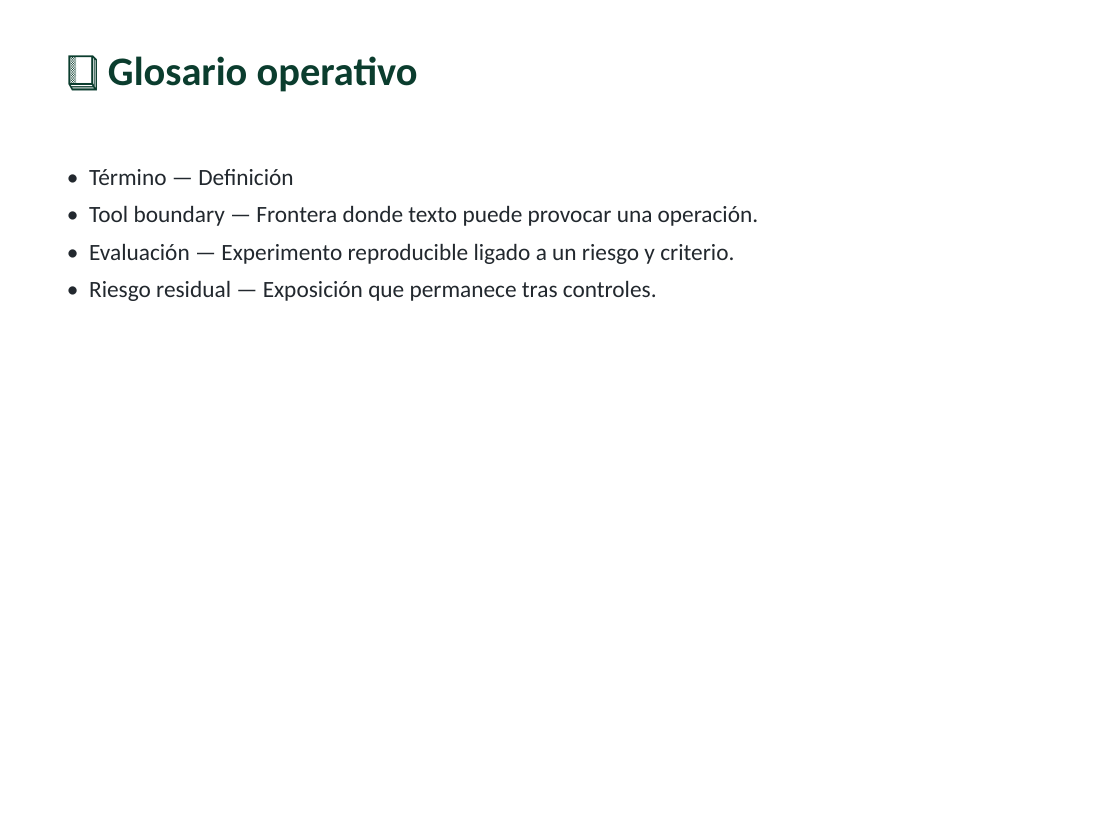
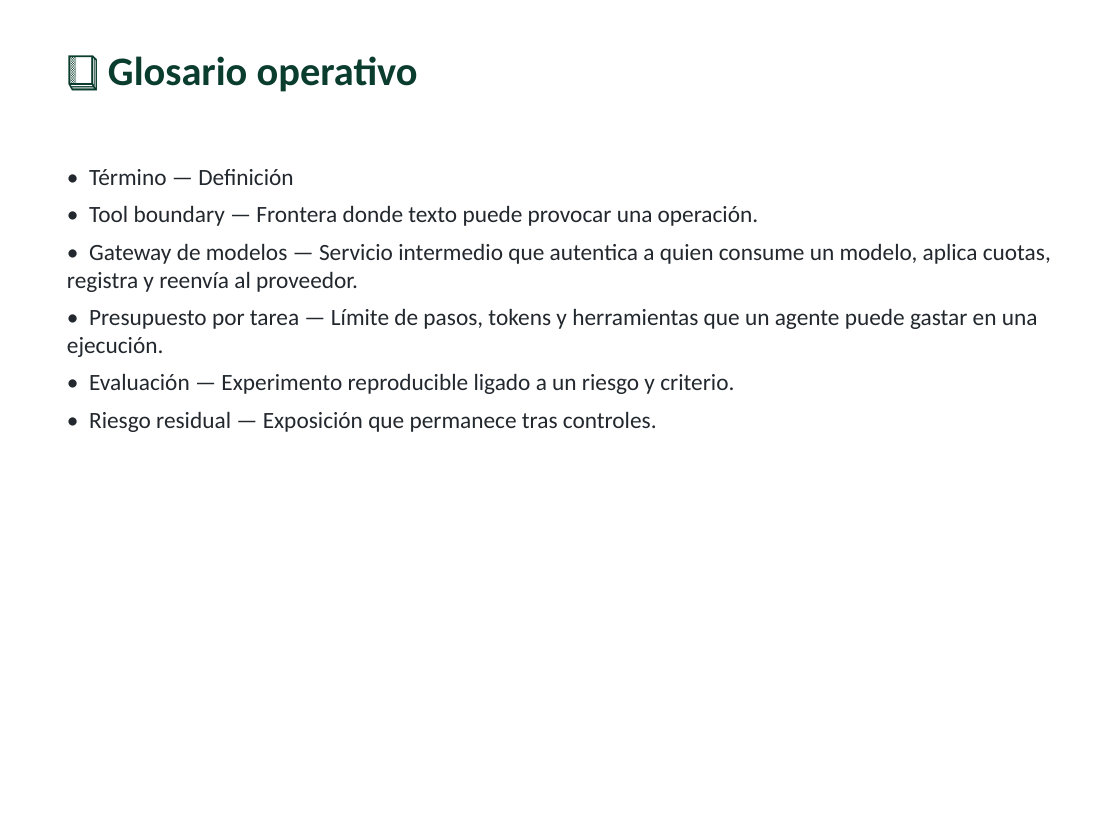
Before and after one commit to vladimiracunadev-create/modern-cybersecurity-program, a slide deck: slide 6 of classes/parte-15-seguridad-de-ia-y-machine-learning/297-seguridad-de-aplicaciones-con-llm-rag-y-agentes/clase-297-presentacion.pptx. Drawn at 1120x840 pixels with LibreOffice and Linux fonts; fonts in the diff are those of the drawing. Boxes give left, top, right and bottom in pixels: in the first picture for what was removed or moved away, otherwise in the second. Text is boxed around its words. In the diff, an @@ line names an element or a change of style, - is before the commit and + after.

```diff
--- a/classes/parte-15-seguridad-de-ia-y-machine-learning/297-seguridad-de-aplicaciones-con-llm-rag-y-agentes/clase-297-presentacion.pptx
+++ b/classes/parte-15-seguridad-de-ia-y-machine-learning/297-seguridad-de-aplicaciones-con-llm-rag-y-agentes/clase-297-presentacion.pptx
@@ text at <box>67,243,1051,357</box>: paragraphs added @@
+• Gateway de modelos — Servicio intermedio que autentica a quien consume un modelo, aplica cuotas, registra y reenvía al proveedor.
+• Presupuesto por tarea — Límite de pasos, tokens y herramientas que un agente puede gastar en una ejecución.
```
Also in this commit, not shown: 3 other slides changed, 49 other files.
